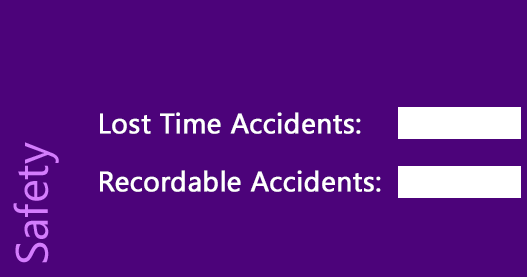
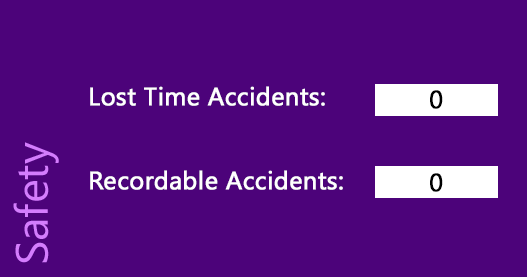
Two versions of the same layered image (527 × 277). Layer-by-layer changes:
added layer "0" (1st of 2) above "0" over [left=430, top=173, right=443, bottom=192]
added layer "0" (2nd of 2) above "Recordable Accidents:" over [left=430, top=90, right=443, bottom=109]
painted on "Recordable Accidents:" over [left=90, top=170, right=381, bottom=192]
painted on "Lost Time Accidents:" over [left=90, top=86, right=361, bottom=134]
painted on "Rectangle 2" over [left=375, top=84, right=521, bottom=198]
